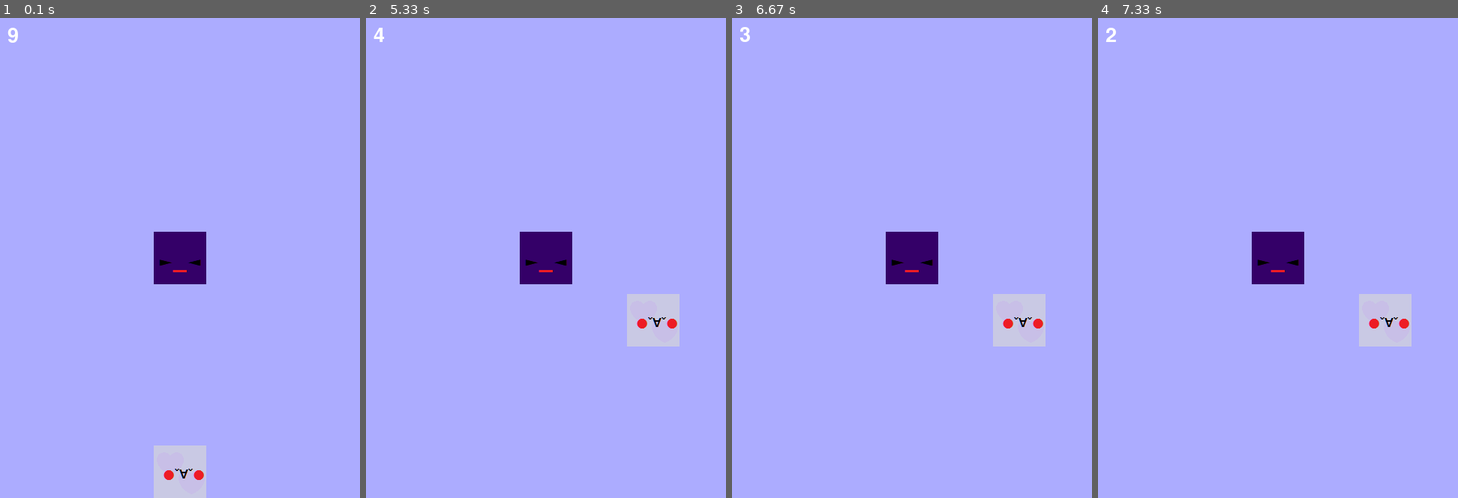
Above: before the commit, frames 1-4 (left to right).
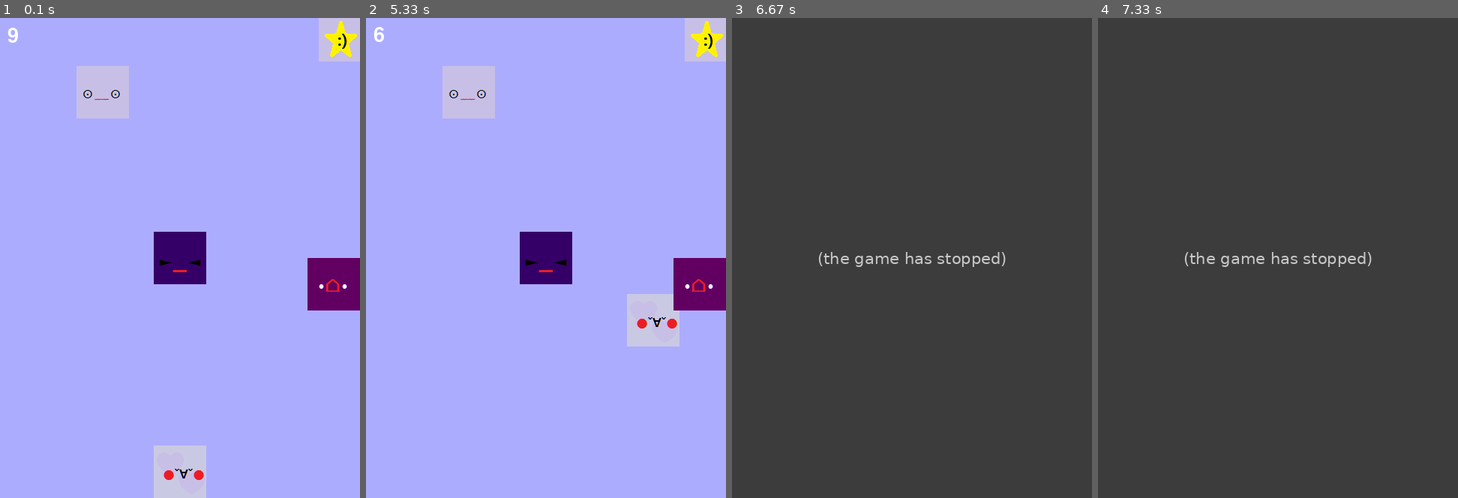
Above: after the commit, the same moments.

Repository: Lee2Sh000/Py_Games
Game: pygame game, started from PYGame_1.py
The game is run twice, just before and just after one commit, with the same random seed, the same clock (stepped at 60 frames per second) and the same inputs.
Inputs:
- Up to frame 1 (0.1 s): no input
- Up to frame 2 (5.33 s): hold Right 0.33-0.8 s; hold Up 0.83-1.13 s; hold Left 1.67-2.2 s; hold Down 2.23-2.53 s; hold Left 2.57-2.97 s; hold Up 3-3.37 s; hold Right 3.4-4.03 s
- Up to frame 3 (6.67 s): no input
- Up to frame 4 (7.33 s): no input

The runs differ from the first frame. In frame 1, 4.2% of the frame differs, in the area x 21-100%, y 0-61%; in frame 2, 4.3%; in frame 3, 100%, in the area x 0-100%, y 0-100%; in frame 4, 100%.
After the commit the program exited at 5.5 s; later frames show no game.

Commit message:
Set Goals _commit 7

Diff:
--- a/PYGame_1.py
+++ b/PYGame_1.py
@@ -37,6 +37,30 @@
 enemy_height = enemy_size[1]
 enemy_x_pos = (screen_width/2)-(enemy_width/2)
 enemy_y_pos = (screen_height/2)-(enemy_height/2)
+
+enemy2 = pygame.image.load(
+    "C:/Users/melis/OneDrive/바탕 화면/독학실습/Py_Game/enemy2.png")
+enemy2_size = enemy2.get_rect().size
+enemy2_width = enemy2_size[0]
+enemy2_height = enemy2_size[1]
+enemy2_x_pos = (screen_width/4)-(enemy2_width/4)
+enemy2_y_pos = (screen_height/10)
+
+enemy3 = pygame.image.load(
+    "C:/Users/melis/OneDrive/바탕 화면/독학실습/Py_Game/enemy3.png")
+enemy3_size = enemy3.get_rect().size
+enemy3_width = enemy3_size[0]
+enemy3_height = enemy3_size[1]
+enemy3_x_pos = (screen_width)-(enemy3_width)
+enemy3_y_pos = (screen_height/2)
+
+goal = pygame.image.load(
+    "C:/Users/melis/OneDrive/바탕 화면/독학실습/Py_Game/goal.png")
+goal_size = goal.get_rect().size
+goal_width = goal_size[0]
+goal_height = goal_size[1]
+goal_x_pos = (screen_width)-(goal_width)
+goal_y_pos = (0)
 
 # Game Font
 game_font = pygame.font.Font(None, 40)
@@ -90,9 +114,24 @@
     enemy_rect.left = enemy_x_pos
     enemy_rect.top = enemy_y_pos
 
+    enemy2_rect = enemy2.get_rect()
+    enemy2_rect.left = enemy2_x_pos
+    enemy2_rect.top = enemy2_y_pos
+
+    enemy3_rect = enemy3.get_rect()
+    enemy3_rect.left = enemy3_x_pos
+    enemy3_rect.top = enemy3_y_pos
+
+    goal_rect = goal.get_rect()
+    goal_rect.left = goal_x_pos
+    goal_rect.top = goal_y_pos
+
     # Is collide
-    if character_rect.colliderect(enemy_rect):
+    if character_rect.colliderect(enemy_rect) or character_rect.colliderect(enemy2_rect) or character_rect.colliderect(enemy3_rect):
         print("! .°★*.$☆ B O o O o O M ☆$*.°★* 。!")
+        running = False
+    elif character_rect.colliderect(goal_rect):
+        print("🎉Mission Success🎉")
         running = False
 
 ########################################Draw Screen#####################################
@@ -100,6 +139,9 @@
     screen.blit(background, (0, 0))  # setting background with png.file
     screen.blit(character, (character_x_pos, character_y_pos))
     screen.blit(enemy, (enemy_x_pos, enemy_y_pos))
+    screen.blit(enemy2, (enemy2_x_pos, enemy2_y_pos))
+    screen.blit(enemy3, (enemy3_x_pos, enemy3_y_pos))
+    screen.blit(goal, (goal_x_pos, goal_y_pos))
 
     # Timer
     elapsed_time = (pygame.time.get_ticks()-start_ticks)/1000  # ms => second
Binary file added: goal.png
